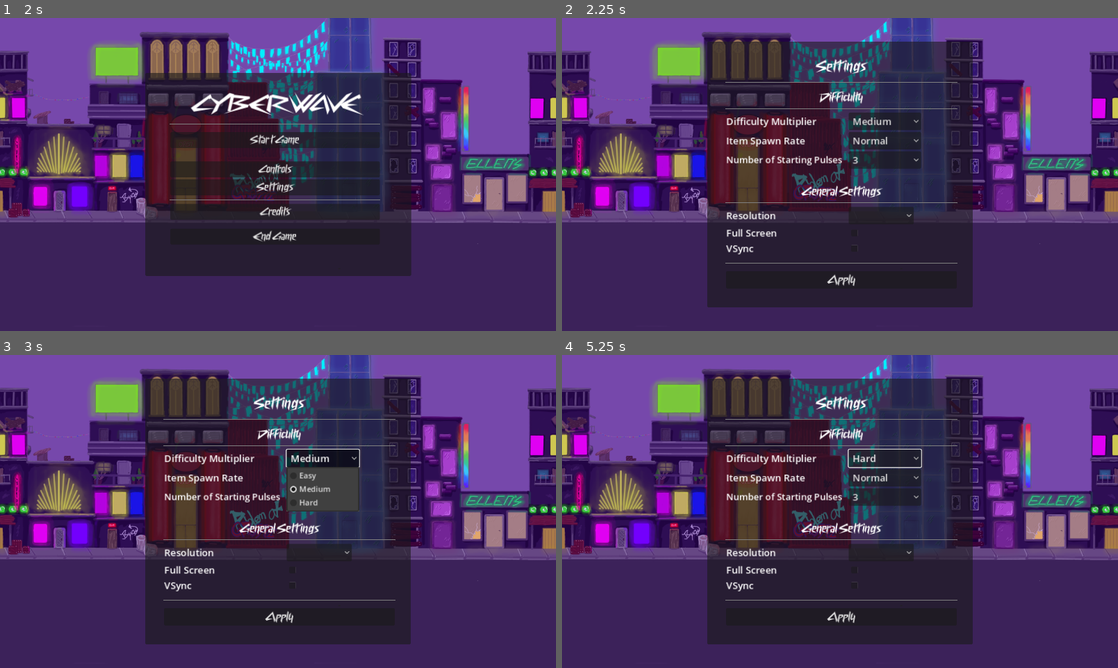
Above: before the commit, frames 1-4 (two rows, left to right).
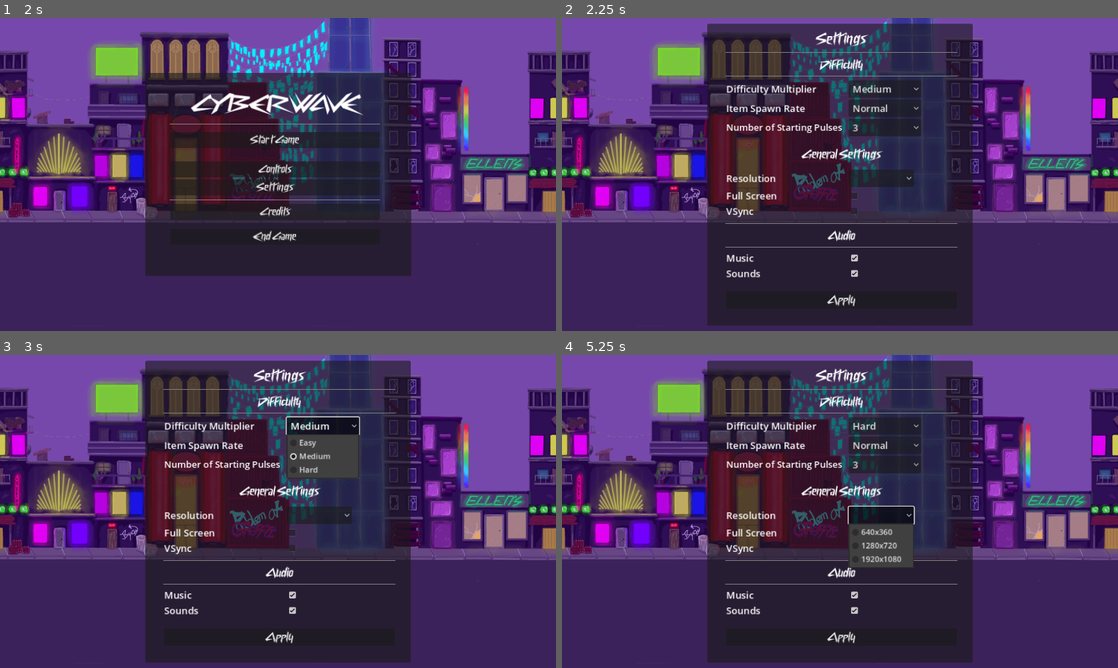
Above: after the commit, the same moments.

Repository: zino212/godot-game-creation
Game: Godot game, scene res://main.tscn
Two runs of this game, one before a commit and one after it. Both use one fixed random seed, a clock stepped at 60 frames per second and the inputs below.
Inputs (mouse positions are in pixels of both pictures, inside the frame that each line leads up to):
- Up to frame 1 (2 s): click "Controls" at 0.5 s; click "Back" at 1.25 s
- Up to frame 2 (2.25 s): click "Settings" at 2 s
- Up to frame 3 (3 s): click "Medium" at 2.75 s
- Up to frame 4 (5.25 s): click "3" at 3.5 s; click "Hard" at 4.25 s; click (878, 514) at 5.02 s

Frame 1 is identical in both runs. In frame 2, 13% of the frame differs, in the area x 26-74%, y 1-99%; in frame 3, 13%; in frame 4, 14%.

Commit message:
Make settings work again and add sound settings

Diff:
--- /dev/null
+++ b/Difficulty_Selector.gd
@@ -0,0 +1,9 @@
+extends HBoxContainer
+
+signal difficulty_changed(new_difficulty)
+
+func _update_selected_item(number):
+	emit_signal("difficulty_changed", int(number))
+
+func _on_option_button_item_selected(index):
+	_update_selected_item($OptionButton.get_item_text(index))
--- /dev/null
+++ b/Fullscreen_Selector.gd
@@ -0,0 +1,6 @@
+extends HBoxContainer
+
+signal toggled(is_button_pressed)
+
+func _on_fullscreen_check_box_toggled(button_pressed):
+	emit_signal("toggled", button_pressed)
--- /dev/null
+++ b/Item_Selector.gd
@@ -0,0 +1,9 @@
+extends HBoxContainer
+
+signal item_changed(new_item)
+
+func _update_selected_item(number):
+	emit_signal("item_changed", int(number))
+
+func _on_option_button_item_selected(index):
+	_update_selected_item($OptionButton.get_item_text(index))
--- /dev/null
+++ b/Missile_Selector.gd
@@ -0,0 +1,9 @@
+extends HBoxContainer
+
+signal missile_changed(new_missiles)
+
+func _update_selected_item(number):
+	emit_signal("missile_changed", int(number))
+
+func _on_option_button_item_selected(index):
+	_update_selected_item($OptionButton.get_item_text(index))
--- /dev/null
+++ b/Music_Selector.gd
@@ -0,0 +1,6 @@
+extends HBoxContainer
+
+signal toggled(button_pressed)
+
+func _on_music_check_box_toggled(button_pressed):
+	emit_signal("toggled", button_pressed)
--- /dev/null
+++ b/Resolution_Selector.gd
@@ -0,0 +1,10 @@
+extends HBoxContainer
+
+signal resolution_changed(new_resolution)
+
+func _update_selected_item(text: String):
+	var values := text.split_floats("x")
+	emit_signal("resolution_changed", Vector2(values[0], values[1]))
+
+func _on_option_button_item_selected(index):
+	_update_selected_item($OptionButton.get_item_text(index))
--- /dev/null
+++ b/Sounds_Selector.gd
@@ -0,0 +1,6 @@
+extends HBoxContainer
+
+signal toggled(button_pressed)
+
+func _on_sounds_check_box_toggled(button_pressed):
+	emit_signal("toggled", button_pressed)
--- /dev/null
+++ b/Vsync_Selector.gd
@@ -0,0 +1,6 @@
+extends HBoxContainer
+
+signal toggled(is_button_pressed)
+
+func _on_vsync_check_box_toggled(button_pressed):
+	emit_signal("toggled", button_pressed)
--- a/hud.gd
+++ b/hud.gd
@@ -3,6 +3,9 @@
 signal escape
 signal start_game
 signal change_difficulty(Vector3)
+signal change_sound(Vector2)
+
+var sound = true
 
 func _ready():
 	get_tree().paused = true
@@ -13,6 +16,7 @@
 		push_escape()
 
 func _on_start_button_pressed():
+	click_audio()
 	$Menu.hide()
 	get_tree().paused = false
 	start_game.emit()
@@ -22,6 +26,7 @@
 	$Menu/VBoxContainer/Resume_Button.show()
 
 func _on_resume_button_pressed():
+	click_audio()
 	$Menu.hide()
 	get_tree().paused = false
 
@@ -51,13 +56,15 @@
 		get_tree().paused = true
 
 func show_settings():
+	click_audio()
 	$Menu.visible = false
 	$Settings.visible = true
 
 func _on_settings_apply_button_pressed(settings):
+	click_audio()
 	update_settings(settings)
 
-func update_settings(settings: Dictionary) -> void:
+func update_settings(settings: Dictionary):
 	if settings.resolution != Vector2(DisplayServer.window_get_size()):
 		DisplayServer.window_set_size(settings.resolution)
 
@@ -73,6 +80,9 @@
 
 	change_difficulty.emit(Vector3(settings.difficulty, settings.item, settings.missile))
 
+	change_sound.emit(Vector2(settings.music, settings.sound))
+	sound = settings.sound
+
 	$Settings.visible = false
 	$Menu.visible = true
 
@@ -86,19 +96,27 @@
 
 
 func _on_end_button_pressed():
+	click_audio()
 	get_tree().quit()
 
 func show_controls():
+	click_audio()
 	$Menu.visible = false
 	$Controls.visible = true
 
 
 func _on_back_button_pressed():
+	click_audio()
 	$Controls.visible = false
 	$Credits.visible = false
 	$Menu.visible = true
 
 
 func show_credits():
+	click_audio()
 	$Menu.visible = false
 	$Credits.visible = true
+
+func click_audio():
+	if sound == true:
+		$ClickAudio.play()
--- a/hud.tscn
+++ b/hud.tscn
@@ -7,6 +7,7 @@
 [ext_resource type="Texture2D" uid="uid://dyjfh6jcon4xx" path="res://Images/Lives1_small.png" id="5_rtfv0"]
 [ext_resource type="Texture2D" uid="uid://cxr2wq6txhmsf" path="res://Images/Shield_Item_small.png" id="6_1y857"]
 [ext_resource type="Texture2D" uid="uid://b17you8lg7t1v" path="res://Images/Missile_Item_small.png" id="7_j865e"]
+[ext_resource type="AudioStream" uid="uid://dblid387sy3n" path="res://Audio/click.wav" id="8_dt73r"]
 
 [node name="HUD" type="CanvasLayer"]
 process_mode = 3
@@ -400,6 +401,9 @@
 theme_override_font_sizes/font_size = 22
 text = "Back"
 
+[node name="ClickAudio" type="AudioStreamPlayer" parent="."]
+stream = ExtResource("8_dt73r")
+
 [connection signal="pressed" from="Menu/VBoxContainer/Resume_Button" to="." method="_on_resume_button_pressed"]
 [connection signal="pressed" from="Menu/VBoxContainer/Start_Button" to="." method="_on_start_button_pressed"]
 [connection signal="pressed" from="Menu/VBoxContainer/Controls_Button" to="." method="show_controls"]
--- a/main.gd
+++ b/main.gd
@@ -16,6 +16,9 @@
 var item_type
 var shield = false
 var missile = false
+
+var music = true
+var sound = true
 
 func _ready():
 	pass
@@ -107,7 +110,8 @@
 
 func _on_player_hit(body):
 	if "Item" in str(body):
-		$AudioPlayer.play_item_audio(item_type)
+		if sound == true:
+			$AudioPlayer.play_item_audio(item_type)
 		if item_type == 0:
 			add_shield()
 		elif item_type == 1:
@@ -143,7 +147,7 @@
 	$HUD.update_lives(lives)
 	if lives == 0:
 		game_over()
-	else:
+	elif sound == true:
 		$AudioPlayer.play_hurt_audio()
 
 func game_over():
@@ -217,3 +221,7 @@
 		missile_storage = 3
 	else:
 		missile_storage = settings[2]
+
+func _on_hud_change_sound(sound_settings):
+	music = bool(sound_settings[0])
+	sound = bool(sound_settings[1])
--- a/main.tscn
+++ b/main.tscn
@@ -80,6 +80,7 @@
 [connection signal="timeout" from="StartTimer" to="." method="_on_start_timer_timeout"]
 [connection signal="timeout" from="ScoreTimer" to="." method="_on_score_timer_timeout"]
 [connection signal="change_difficulty" from="HUD" to="." method="_on_hud_change_difficulty"]
+[connection signal="change_sound" from="HUD" to="." method="_on_hud_change_sound"]
 [connection signal="start_game" from="HUD" to="." method="new_game"]
 [connection signal="timeout" from="ObstacleTimer" to="." method="_on_obstacle_timer_timeout"]
 [connection signal="timeout" from="ItemTimer" to="." method="_on_item_timer_timeout"]
--- a/settings.gd
+++ b/settings.gd
@@ -8,8 +8,55 @@
 	vsync = false,
 	difficulty = 1,
 	item = 1,
-	missile = 2
+	missile = 2,
+	music = true,
+	sound = true
 	}
 
 func _on_apply_button_pressed():
 	emit_signal("apply_button_pressed", _settings)
+
+func click_audio():
+	if _settings.sound == true:
+		$ClickAudio.play()
+
+
+
+func _on_difficulty_selector_difficulty_changed(new_difficulty):
+	click_audio()
+	_settings.difficulty = new_difficulty
+
+
+func _on_item_selector_item_changed(new_item):
+	click_audio()
+	_settings.item = new_item
+
+
+func _on_missile_selector_missile_changed(new_missiles):
+	click_audio()
+	_settings.missile = new_missiles
+
+
+func _on_resolution_selector_resolution_changed(new_resolution):
+	click_audio()
+	_settings.resolution = new_resolution
+
+
+func _on_fullscreen_selector_toggled(is_button_pressed):
+	click_audio()
+	_settings.fullscreen = is_button_pressed
+
+
+func _on_vsync_selector_toggled(is_button_pressed):
+	click_audio()
+	_settings.vsync = is_button_pressed
+
+
+func _on_music_selector_toggled(button_pressed):
+	click_audio()
+	_settings.music = button_pressed
+
+
+func _on_sounds_selector_toggled(button_pressed):
+	click_audio()
+	_settings.sound = button_pressed
--- a/settings.tscn
+++ b/settings.tscn
@@ -1,7 +1,16 @@
-[gd_scene load_steps=3 format=3 uid="uid://d0dtk3et5b0u5"]
+[gd_scene load_steps=12 format=3 uid="uid://d0dtk3et5b0u5"]
 
 [ext_resource type="Script" path="res://settings.gd" id="1_wiu41"]
 [ext_resource type="FontFile" uid="uid://bqbm3yqyiicvv" path="res://cyberway-riders-font/CyberwayRiders-lg97d.ttf" id="2_hmfno"]
+[ext_resource type="Script" path="res://Difficulty_Selector.gd" id="3_3xn7x"]
+[ext_resource type="AudioStream" uid="uid://dblid387sy3n" path="res://Audio/click.wav" id="3_4x42c"]
+[ext_resource type="Script" path="res://Item_Selector.gd" id="4_0h7pk"]
+[ext_resource type="Script" path="res://Missile_Selector.gd" id="5_ex0cd"]
+[ext_resource type="Script" path="res://Resolution_Selector.gd" id="6_yawii"]
+[ext_resource type="Script" path="res://Fullscreen_Selector.gd" id="7_yjihi"]
+[ext_resource type="Script" path="res://Vsync_Selector.gd" id="8_u1j1t"]
+[ext_resource type="Script" path="res://Music_Selector.gd" id="9_2uokq"]
+[ext_resource type="Script" path="res://Sounds_Selector.gd" id="10_u8nsx"]
 
 [node name="Settings" type="Panel"]
 anchors_preset = 8
@@ -10,9 +19,9 @@
 anchor_right = 0.5
 anchor_bottom = 0.5
 offset_left = -281.0
-offset_top = -275.0
+offset_top = -312.5
 offset_right = 281.0
-offset_bottom = 275.0
+offset_bottom = 312.5
 grow_horizontal = 2
 grow_vertical = 2
 script = ExtResource("1_wiu41")
@@ -21,9 +30,9 @@
 custom_minimum_size = Vector2(0, 50)
 layout_mode = 0
 offset_left = 39.0
-offset_top = 35.0
+offset_top = 15.0
 offset_right = 517.0
-offset_bottom = 316.0
+offset_bottom = 610.0
 
 [node name="Title" type="Label" parent="VBoxContainer"]
 layout_mode = 2
@@ -33,7 +42,7 @@
 text = "Settings"
 
 [node name="HSeparator3" type="HSeparator" parent="VBoxContainer"]
-custom_minimum_size = Vector2(0, 25)
+custom_minimum_size = Vector2(0, 15)
 layout_mode = 2
 
 [node name="Difficulty" type="Label" parent="VBoxContainer"]
@@ -51,6 +60,7 @@
 
 [node name="Difficulty_Selector" type="HBoxContainer" parent="VBoxContainer"]
 layout_mode = 2
+script = ExtResource("3_3xn7x")
 
 [node name="Label" type="Label" parent="VBoxContainer/Difficulty_Selector"]
 custom_minimum_size = Vector2(250, 0)
@@ -75,6 +85,7 @@
 
 [node name="Item_Selector" type="HBoxContainer" parent="VBoxContainer"]
 layout_mode = 2
+script = ExtResource("4_0h7pk")
 
 [node name="Label" type="Label" parent="VBoxContainer/Item_Selector"]
 custom_minimum_size = Vector2(250, 0)
@@ -99,6 +110,7 @@
 
 [node name="Missile_Selector" type="HBoxContainer" parent="VBoxContainer"]
 layout_mode = 2
+script = ExtResource("5_ex0cd")
 
 [node name="Label" type="Label" parent="VBoxContainer/Missile_Selector"]
 custom_minimum_size = Vector2(250, 0)
@@ -122,7 +134,7 @@
 popup/item_2/id = 2
 
 [node name="HSeparator" type="HSeparator" parent="VBoxContainer"]
-custom_minimum_size = Vector2(0, 25)
+custom_minimum_size = Vector2(0, 15)
 layout_mode = 2
 
 [node name="General" type="Label" parent="VBoxContainer"]
@@ -140,6 +152,7 @@
 
 [node name="Resolution_Selector" type="HBoxContainer" parent="VBoxContainer"]
 layout_mode = 2
+script = ExtResource("6_yawii")
 
 [node name="Label" type="Label" parent="VBoxContainer/Resolution_Selector"]
 custom_minimum_size = Vector2(250, 0)
@@ -163,6 +176,7 @@
 [node name="Fullscreen_Selector" type="HBoxContainer" parent="VBoxContainer"]
 layout_mode = 2
 size_flags_horizontal = 0
+script = ExtResource("7_yjihi")
 
 [node name="Label" type="Label" parent="VBoxContainer/Fullscreen_Selector"]
 custom_minimum_size = Vector2(250, 0)
@@ -178,6 +192,7 @@
 
 [node name="Vsync_Selector" type="HBoxContainer" parent="VBoxContainer"]
 layout_mode = 2
+script = ExtResource("8_u1j1t")
 
 [node name="Label" type="Label" parent="VBoxContainer/Vsync_Selector"]
 custom_minimum_size = Vector2(250, 0)
@@ -189,8 +204,60 @@
 layout_mode = 2
 theme_override_font_sizes/font_size = 20
 
+[node name="HSeparator6" type="HSeparator" parent="VBoxContainer"]
+custom_minimum_size = Vector2(0, 15)
+layout_mode = 2
+
+[node name="Audio" type="Label" parent="VBoxContainer"]
+custom_minimum_size = Vector2(250, 0)
+layout_mode = 2
+size_flags_horizontal = 4
+theme_override_fonts/font = ExtResource("2_hmfno")
+theme_override_font_sizes/font_size = 25
+text = "Audio"
+horizontal_alignment = 1
+
+[node name="HSeparator7" type="HSeparator" parent="VBoxContainer"]
+custom_minimum_size = Vector2(0, 10)
+layout_mode = 2
+
+[node name="Music_Selector" type="HBoxContainer" parent="VBoxContainer"]
+layout_mode = 2
+size_flags_horizontal = 0
+script = ExtResource("9_2uokq")
+
+[node name="Label" type="Label" parent="VBoxContainer/Music_Selector"]
+custom_minimum_size = Vector2(250, 0)
+layout_mode = 2
+size_flags_horizontal = 0
+theme_override_font_sizes/font_size = 20
+text = "Music
+"
+
+[node name="MusicCheckBox" type="CheckBox" parent="VBoxContainer/Music_Selector"]
+layout_mode = 2
+size_flags_horizontal = 8
+theme_override_font_sizes/font_size = 20
+button_pressed = true
+
+[node name="Sounds_Selector" type="HBoxContainer" parent="VBoxContainer"]
+layout_mode = 2
+script = ExtResource("10_u8nsx")
+
+[node name="Label" type="Label" parent="VBoxContainer/Sounds_Selector"]
+custom_minimum_size = Vector2(250, 0)
+layout_mode = 2
+theme_override_font_sizes/font_size = 20
+text = "Sounds
+"
+
+[node name="SoundsCheckBox" type="CheckBox" parent="VBoxContainer/Sounds_Selector"]
+layout_mode = 2
+theme_override_font_sizes/font_size = 20
+button_pressed = true
+
 [node name="HSeparator2" type="HSeparator" parent="VBoxContainer"]
-custom_minimum_size = Vector2(0, 25)
+custom_minimum_size = Vector2(0, 15)
 layout_mode = 2
 
 [node name="Apply_Button" type="Button" parent="VBoxContainer"]
@@ -199,4 +266,31 @@
 theme_override_font_sizes/font_size = 25
 text = "Apply"
 
+[node name="ClickAudio" type="AudioStreamPlayer" parent="."]
+stream = ExtResource("3_4x42c")
+
+[connection signal="difficulty_changed" from="VBoxContainer/Difficulty_Selector" to="." method="_on_difficulty_selector_difficulty_changed"]
+[connection signal="item_selected" from="VBoxContainer/Difficulty_Selector/OptionButton" to="VBoxContainer/Difficulty_Selector" method="_on_option_button_item_selected"]
+[connection signal="pressed" from="VBoxContainer/Difficulty_Selector/OptionButton" to="." method="click_audio"]
+[connection signal="item_changed" from="VBoxContainer/Item_Selector" to="." method="_on_item_selector_item_changed"]
+[connection signal="item_selected" from="VBoxContainer/Item_Selector/OptionButton" to="VBoxContainer/Item_Selector" method="_on_option_button_item_selected"]
+[connection signal="pressed" from="VBoxContainer/Item_Selector/OptionButton" to="." method="click_audio"]
+[connection signal="missile_changed" from="VBoxContainer/Missile_Selector" to="." method="_on_missile_selector_missile_changed"]
+[connection signal="item_selected" from="VBoxContainer/Missile_Selector/OptionButton" to="VBoxContainer/Missile_Selector" method="_on_option_button_item_selected"]
+[connection signal="pressed" from="VBoxContainer/Missile_Selector/OptionButton" to="." method="click_audio"]
+[connection signal="resolution_changed" from="VBoxContainer/Resolution_Selector" to="." method="_on_resolution_selector_resolution_changed"]
+[connection signal="item_selected" from="VBoxContainer/Resolution_Selector/OptionButton" to="VBoxContainer/Resolution_Selector" method="_on_option_button_item_selected"]
+[connection signal="pressed" from="VBoxContainer/Resolution_Selector/OptionButton" to="." method="click_audio"]
+[connection signal="toggled" from="VBoxContainer/Fullscreen_Selector" to="." method="_on_fullscreen_selector_toggled"]
+[connection signal="pressed" from="VBoxContainer/Fullscreen_Selector/FullscreenCheckBox" to="." method="click_audio"]
+[connection signal="toggled" from="VBoxContainer/Fullscreen_Selector/FullscreenCheckBox" to="VBoxContainer/Fullscreen_Selector" method="_on_fullscreen_check_box_toggled"]
+[connection signal="toggled" from="VBoxContainer/Vsync_Selector" to="." method="_on_vsync_selector_toggled"]
+[connection signal="pressed" from="VBoxContainer/Vsync_Selector/VsyncCheckBox" to="." method="click_audio"]
+[connection signal="toggled" from="VBoxContainer/Vsync_Selector/VsyncCheckBox" to="VBoxContainer/Vsync_Selector" method="_on_vsync_check_box_toggled"]
+[connection signal="toggled" from="VBoxContainer/Music_Selector" to="." method="_on_music_selector_toggled"]
+[connection signal="pressed" from="VBoxContainer/Music_Selector/MusicCheckBox" to="." method="click_audio"]
+[connection signal="toggled" from="VBoxContainer/Music_Selector/MusicCheckBox" to="VBoxContainer/Music_Selector" method="_on_music_check_box_toggled"]
+[connection signal="toggled" from="VBoxContainer/Sounds_Selector" to="." method="_on_sounds_selector_toggled"]
+[connection signal="pressed" from="VBoxContainer/Sounds_Selector/SoundsCheckBox" to="." method="click_audio"]
+[connection signal="toggled" from="VBoxContainer/Sounds_Selector/SoundsCheckBox" to="VBoxContainer/Sounds_Selector" method="_on_sounds_check_box_toggled"]
 [connection signal="pressed" from="VBoxContainer/Apply_Button" to="." method="_on_apply_button_pressed"]
Not shown, added: Audio/click.wav.import
Not shown: 1 places in hud.tscn that only renumber resources
Not shown, added: Audio/click.wav
